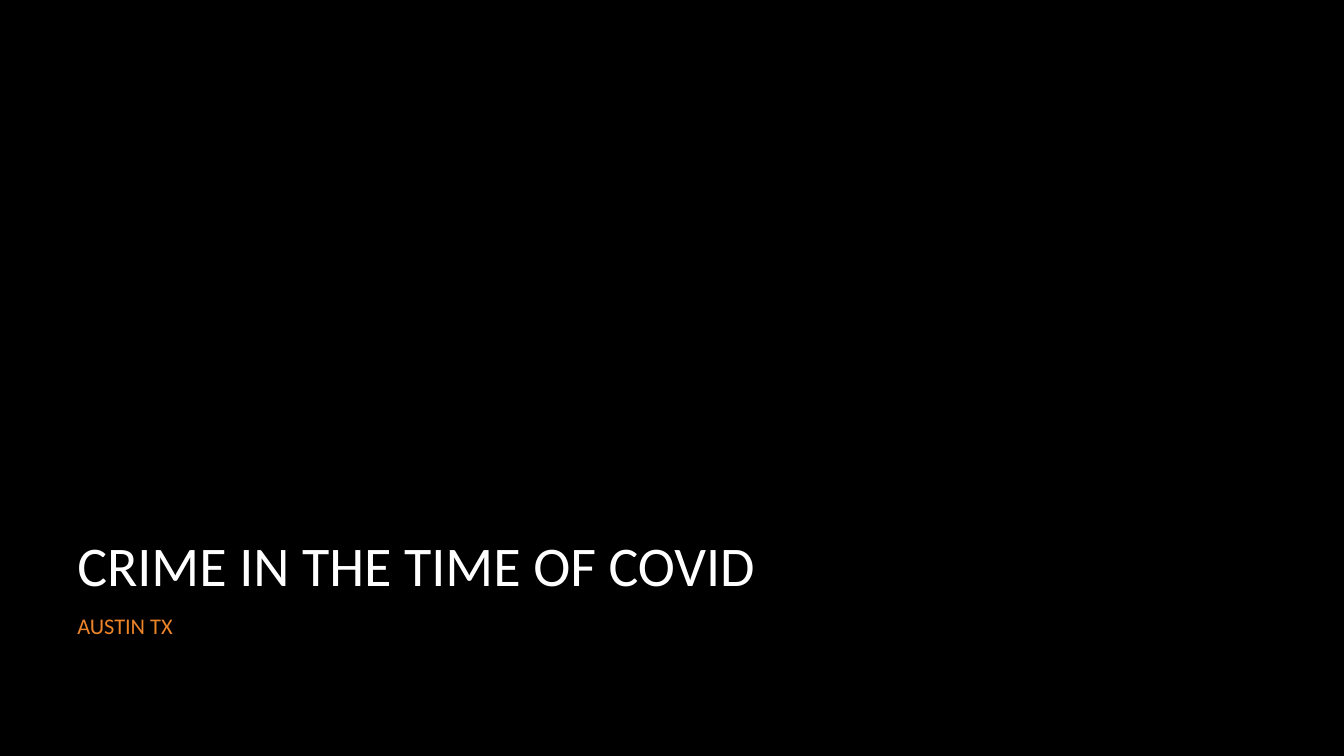
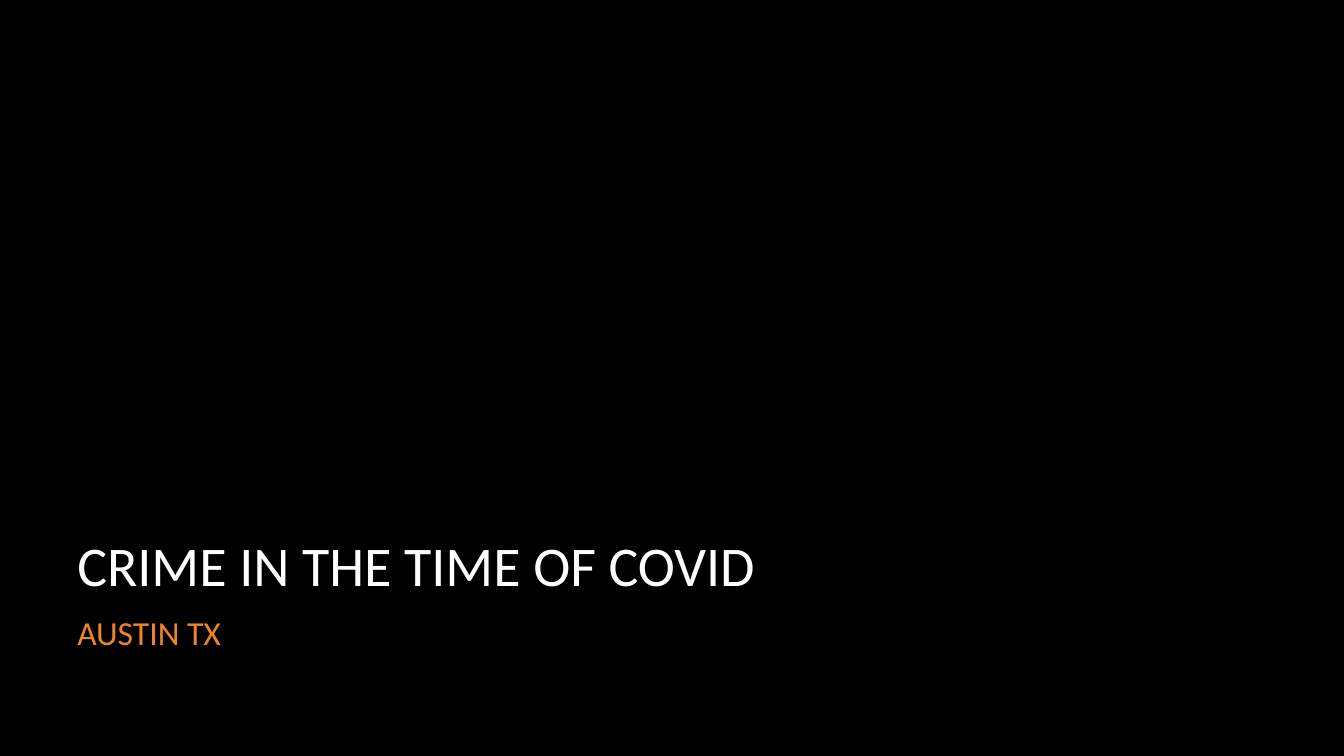
Before and after one commit to ibeth92/Crime_in_the_Time_of_COVID, a slide deck: slide 1 of CRIME IN THE TIME OF COVID.pptx. Drawn at 1344x756 pixels with LibreOffice and Linux fonts; fonts in the diff are those of the drawing; background and template pictures are left out. Boxes give left, top, right and bottom in pixels: in the first picture for what was removed or moved away, otherwise in the second. Text is boxed around its words. In the diff, an @@ line names an element or a change of style, - is before the commit and + after.

```diff
--- a/CRIME IN THE TIME OF COVID.pptx
+++ b/CRIME IN THE TIME OF COVID.pptx
@@ subtitle "AUSTIN TX" at box(77, 623, 221, 646): size 16 to 24 pt; more space between paragraphs @@
```
